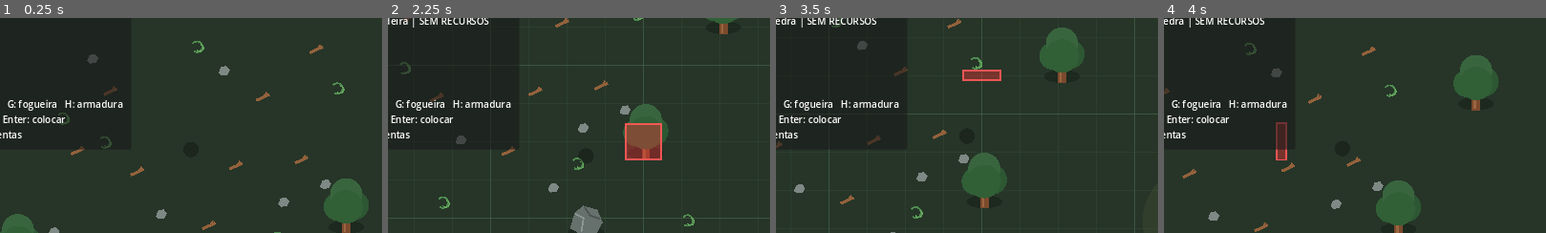
Above: before the commit, frames 1-4 (left to right).
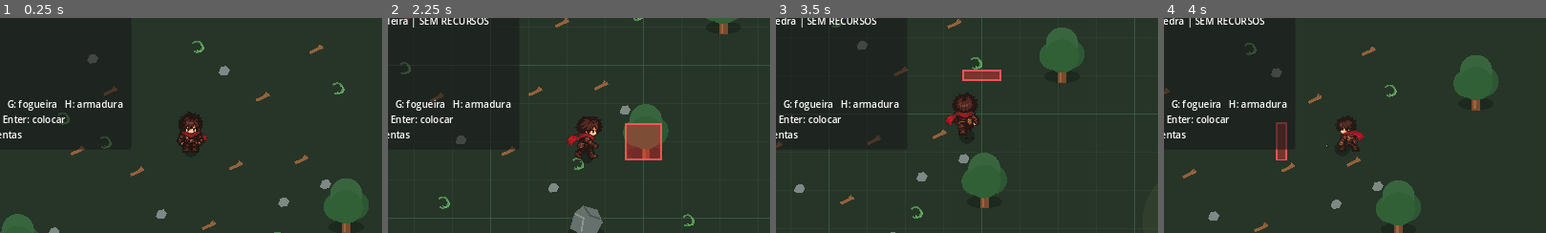
Above: after the commit, the same moments.

Repository: janduyankiingles-ops/Fantasy-Sandbox
Game: Godot game, scene res://scenes/main.tscn
Same seed, same stepped clock (60 frames per second), same inputs: the game is played once before the commit and once after it.
Inputs:
- Up to frame 1 (0.25 s): no input
- Up to frame 2 (2.25 s): tap Enter at 0.5 s; hold D 0.53-1.28 s; tap I at 0.6 s; tap Space at 0.77, 1.52 s; hold S 1.28-2.03 s; tap C at 1.35 s; hold D from 2.03 s (still down); tap B at 2.1 s
- Up to frame 3 (3.5 s): release D at 2.78 s; hold W from 2.78 s (still down); tap Q at 2.85 s; tap Space at 3.02 s
- Up to frame 4 (4 s): release W at 3.53 s; hold A from 3.53 s (still down); tap R at 3.6 s; tap Space at 3.77 s
The pictures show only the part of the screen within x 25-75%, y 22-72%; the shares and areas given below are measured in that part.

The runs differ from the first frame. In frame 1, 0.9% of the frame differs, in the area x 46-55%, y 43-63%; in frame 2, 1.0%; in frame 3, 1.0%, in the area x 44-54%, y 34-55%; in frame 4, 0.7%.
Error before the commit: Invalid call. Nonexistent function 'set_visual_state (via call)' in base 'Sprite2D'. (res://scripts/player.gd:157)

Commit message:
v0.0.18.2: build independent aligned frame textures at runtime

Diff:
--- a/scripts/player_visual.gd
+++ b/scripts/player_visual.gd
@@ -1,4 +1,4 @@
-extends AnimatedSprite2D
+extends Sprite2D
 
 const IDLE_SHEET: Texture2D = preload("res://assets/player/idle.png")
 const WALK_SHEET: Texture2D = preload("res://assets/player/walk.png")
@@ -14,7 +14,10 @@
 const GATHER_RIGHT: Texture2D = preload("res://assets/player/gather_right.png")
 
 const CELL_SIZE: int = 64
-
+const ALPHA_CUTOFF: float = 0.15
+const BASE_POSITION: Vector2 = Vector2(0, -17)
+
+var animation_frames: Dictionary = {}
 var current_state: String = "idle"
 var current_direction: String = "down"
 var current_animation_name: String = ""
@@ -24,139 +27,165 @@
 func _ready() -> void:
 	texture_filter = CanvasItem.TEXTURE_FILTER_NEAREST
 	centered = true
-	position = Vector2(0, -17)
+	position = BASE_POSITION
 	scale = Vector2(1.25, 1.25)
 	z_index = 1
 
-	_build_sprite_frames()
+	_build_individual_frames()
 	_switch_animation("idle", "down")
 
 func _process(delta: float) -> void:
 	_advance_animation(delta)
 
-func _build_sprite_frames() -> void:
-	var frames: SpriteFrames = SpriteFrames.new()
-
-	if frames.has_animation("default"):
-		frames.remove_animation("default")
-
-	# Ordem das linhas nas folhas Idle/Walk:
-	# 0 = frente, 1 = esquerda, 2 = costas, 3 = direita.
-	_add_direction_animations(frames, "down", 0, ATTACK_DOWN, GATHER_DOWN)
-	_add_direction_animations(frames, "left", 1, ATTACK_LEFT, GATHER_LEFT)
-	_add_direction_animations(frames, "up", 2, ATTACK_UP, GATHER_UP)
-	_add_direction_animations(frames, "right", 3, ATTACK_RIGHT, GATHER_RIGHT)
-
-	sprite_frames = frames
-
-func _add_direction_animations(
-	frames: SpriteFrames,
-	direction_name: String,
+func _build_individual_frames() -> void:
+	animation_frames.clear()
+
+	var idle_image: Image = _get_source_image(IDLE_SHEET)
+	var walk_image: Image = _get_source_image(WALK_SHEET)
+
+	_add_sheet_frames("idle_down", idle_image, 0, 4)
+	_add_sheet_frames("idle_left", idle_image, 1, 4)
+	_add_sheet_frames("idle_up", idle_image, 2, 4)
+	_add_sheet_frames("idle_right", idle_image, 3, 4)
+
+	_add_sheet_frames("walk_down", walk_image, 0, 6)
+	_add_sheet_frames("walk_left", walk_image, 1, 6)
+	_add_sheet_frames("walk_up", walk_image, 2, 6)
+	_add_sheet_frames("walk_right", walk_image, 3, 6)
+
+	_add_single_row_frames("attack_down", ATTACK_DOWN, 6)
+	_add_single_row_frames("attack_left", ATTACK_LEFT, 6)
+	_add_single_row_frames("attack_up", ATTACK_UP, 6)
+	_add_single_row_frames("attack_right", ATTACK_RIGHT, 6)
+
+	_add_single_row_frames("gather_down", GATHER_DOWN, 5)
+	_add_single_row_frames("gather_left", GATHER_LEFT, 5)
+	_add_single_row_frames("gather_up", GATHER_UP, 5)
+	_add_single_row_frames("gather_right", GATHER_RIGHT, 5)
+
+func _get_source_image(source_texture: Texture2D) -> Image:
+	var source_image: Image = source_texture.get_image()
+	if source_image.get_format() != Image.FORMAT_RGBA8:
+		source_image.convert(Image.FORMAT_RGBA8)
+	return source_image
+
+func _add_sheet_frames(
+	animation_name: String,
+	source_image: Image,
 	row: int,
-	attack_sheet: Texture2D,
-	gather_sheet: Texture2D
+	frame_count: int
 ) -> void:
-	_add_sheet_animation(
-		frames,
-		"idle_" + direction_name,
-		IDLE_SHEET,
-		row,
-		4,
-		4.0,
-		true
+	var frames: Array = []
+
+	for column in range(frame_count):
+		var source_rect: Rect2i = Rect2i(
+			column * CELL_SIZE,
+			row * CELL_SIZE,
+			CELL_SIZE,
+			CELL_SIZE
+		)
+		frames.append(_make_individual_frame(source_image, source_rect))
+
+	animation_frames[animation_name] = frames
+
+func _add_single_row_frames(
+	animation_name: String,
+	source_texture: Texture2D,
+	frame_count: int
+) -> void:
+	var source_image: Image = _get_source_image(source_texture)
+	_add_sheet_frames(animation_name, source_image, 0, frame_count)
+
+func _make_individual_frame(source_image: Image, source_rect: Rect2i) -> Texture2D:
+	var source_frame: Image = source_image.get_region(source_rect)
+
+	if source_frame.get_format() != Image.FORMAT_RGBA8:
+		source_frame.convert(Image.FORMAT_RGBA8)
+
+	var min_x: int = CELL_SIZE
+	var min_y: int = CELL_SIZE
+	var max_x: int = -1
+	var max_y: int = -1
+
+	# O PNG original possui pixels de fundo com alpha muito baixo.
+	# Eles são removidos completamente antes da criação do frame.
+	for y in range(CELL_SIZE):
+		for x in range(CELL_SIZE):
+			var pixel: Color = source_frame.get_pixel(x, y)
+
+			if pixel.a < ALPHA_CUTOFF:
+				source_frame.set_pixel(x, y, Color(0.0, 0.0, 0.0, 0.0))
+				continue
+
+			min_x = mini(min_x, x)
+			min_y = mini(min_y, y)
+			max_x = maxi(max_x, x)
+			max_y = maxi(max_y, y)
+
+	if max_x < 0 or max_y < 0:
+		var empty_image: Image = Image.create(
+			CELL_SIZE,
+			CELL_SIZE,
+			false,
+			Image.FORMAT_RGBA8
+		)
+		empty_image.fill(Color(0.0, 0.0, 0.0, 0.0))
+		return ImageTexture.create_from_image(empty_image)
+
+	# Usa a região inferior do personagem como âncora.
+	# Assim cachecol, braços e arma não deslocam o corpo entre frames.
+	var foot_band_start: int = maxi(min_y, max_y - 11)
+	var foot_min_x: int = CELL_SIZE
+	var foot_max_x: int = -1
+
+	for y in range(foot_band_start, max_y + 1):
+		for x in range(CELL_SIZE):
+			var pixel: Color = source_frame.get_pixel(x, y)
+			if pixel.a >= ALPHA_CUTOFF:
+				foot_min_x = mini(foot_min_x, x)
+				foot_max_x = maxi(foot_max_x, x)
+
+	var anchor_x: float = (float(min_x) + float(max_x)) * 0.5
+	if foot_max_x >= 0:
+		anchor_x = (float(foot_min_x) + float(foot_max_x)) * 0.5
+
+	var offset_x: int = roundi(31.5 - anchor_x)
+	var offset_y: int = 62 - max_y
+
+	var aligned_image: Image = Image.create(
+		CELL_SIZE,
+		CELL_SIZE,
+		false,
+		Image.FORMAT_RGBA8
 	)
-	_add_sheet_animation(
-		frames,
-		"walk_" + direction_name,
-		WALK_SHEET,
-		row,
-		6,
-		10.0,
-		true
-	)
-	_add_row_animation(
-		frames,
-		"attack_" + direction_name,
-		attack_sheet,
-		6,
-		26.0,
-		false
-	)
-	_add_row_animation(
-		frames,
-		"gather_" + direction_name,
-		gather_sheet,
-		5,
-		15.0,
-		false
-	)
-
-func _add_sheet_animation(
-	frames: SpriteFrames,
-	animation_name: String,
-	sheet: Texture2D,
-	row: int,
-	frame_count: int,
-	fps: float,
-	loop_animation: bool
-) -> void:
-	frames.add_animation(animation_name)
-	frames.set_animation_speed(animation_name, fps)
-	frames.set_animation_loop(animation_name, loop_animation)
-
-	for index in range(frame_count):
-		var frame_texture: AtlasTexture = _make_frame_texture(
-			sheet,
-			Rect2(
-				float(index * CELL_SIZE),
-				float(row * CELL_SIZE),
-				float(CELL_SIZE),
-				float(CELL_SIZE)
-			)
-		)
-		frames.add_frame(animation_name, frame_texture)
-
-func _add_row_animation(
-	frames: SpriteFrames,
-	animation_name: String,
-	sheet: Texture2D,
-	frame_count: int,
-	fps: float,
-	loop_animation: bool
-) -> void:
-	frames.add_animation(animation_name)
-	frames.set_animation_speed(animation_name, fps)
-	frames.set_animation_loop(animation_name, loop_animation)
-
-	for index in range(frame_count):
-		var frame_texture: AtlasTexture = _make_frame_texture(
-			sheet,
-			Rect2(
-				float(index * CELL_SIZE),
-				0.0,
-				float(CELL_SIZE),
-				float(CELL_SIZE)
-			)
-		)
-		frames.add_frame(animation_name, frame_texture)
-
-func _make_frame_texture(sheet: Texture2D, frame_region: Rect2) -> AtlasTexture:
-	var frame_texture: AtlasTexture = AtlasTexture.new()
-	frame_texture.atlas = sheet
-	frame_texture.region = frame_region
-
-	# Impede que pixels do quadro vizinho apareçam nas bordas quando
-	# o atlas é escalado.
-	frame_texture.filter_clip = true
-
-	return frame_texture
+	aligned_image.fill(Color(0.0, 0.0, 0.0, 0.0))
+
+	# Copia pixel por pixel para que cada quadro seja realmente independente.
+	# Não há AtlasTexture nem risco de vazar para a célula vizinha.
+	for y in range(CELL_SIZE):
+		for x in range(CELL_SIZE):
+			var pixel: Color = source_frame.get_pixel(x, y)
+			if pixel.a < ALPHA_CUTOFF:
+				continue
+
+			var target_x: int = x + offset_x
+			var target_y: int = y + offset_y
+
+			if target_x < 0 or target_x >= CELL_SIZE:
+				continue
+			if target_y < 0 or target_y >= CELL_SIZE:
+				continue
+
+			aligned_image.set_pixel(target_x, target_y, pixel)
+
+	return ImageTexture.create_from_image(aligned_image)
 
 func set_visual_state(state_name: String, facing_direction: Vector2) -> void:
 	var direction_name: String = _get_direction_name(facing_direction)
 	var final_state: String = state_name
 	var desired_animation: String = final_state + "_" + direction_name
 
-	if not sprite_frames.has_animation(desired_animation):
+	if not animation_frames.has(desired_animation):
 		final_state = "idle"
 		desired_animation = "idle_" + direction_name
 
@@ -168,7 +197,7 @@
 func _switch_animation(state_name: String, direction_name: String) -> void:
 	var desired_animation: String = state_name + "_" + direction_name
 
-	if not sprite_frames.has_animation(desired_animation):
+	if not animation_frames.has(desired_animation):
 		state_name = "idle"
 		desired_animation = "idle_" + direction_name
 
@@ -177,42 +206,83 @@
 	current_animation_name = desired_animation
 	animation_clock = 0.0
 	animation_frame_index = 0
-
-	# A animação é avançada manualmente em _process().
-	# Assim não dependemos do estado interno de play/pause do AnimatedSprite2D.
-	stop()
-	animation = current_animation_name
-	frame = 0
+	position = BASE_POSITION
+
+	_apply_current_frame()
 
 func _advance_animation(delta: float) -> void:
-	if current_animation_name.is_empty():
-		return
-	if sprite_frames == null:
-		return
-	if not sprite_frames.has_animation(current_animation_name):
-		return
-
-	var frame_count: int = sprite_frames.get_frame_count(current_animation_name)
+	var frames_value: Variant = animation_frames.get(current_animation_name, null)
+	if frames_value is not Array:
+		return
+
+	var frames: Array = frames_value
+	var frame_count: int = frames.size()
+
 	if frame_count <= 1:
-		frame = 0
-		return
-
-	var fps: float = sprite_frames.get_animation_speed(current_animation_name)
+		animation_frame_index = 0
+		_apply_current_frame()
+		return
+
+	var fps: float = _get_animation_fps(current_state)
 	if fps <= 0.0:
 		return
 
 	var frame_duration: float = 1.0 / fps
 	animation_clock += delta
 
+	var changed_frame: bool = false
+
 	while animation_clock >= frame_duration:
 		animation_clock -= frame_duration
 
-		if sprite_frames.get_animation_loop(current_animation_name):
+		if _is_looping_state(current_state):
 			animation_frame_index = (animation_frame_index + 1) % frame_count
 		else:
 			animation_frame_index = mini(animation_frame_index + 1, frame_count - 1)
 
-		frame = animation_frame_index
+		changed_frame = true
+
+	if changed_frame:
+		_apply_current_frame()
+
+func _apply_current_frame() -> void:
+	var frames_value: Variant = animation_frames.get(current_animation_name, null)
+	if frames_value is not Array:
+		return
+
+	var frames: Array = frames_value
+	if frames.is_empty():
+		return
+
+	animation_frame_index = clampi(animation_frame_index, 0, frames.size() - 1)
+
+	var texture_value: Variant = frames[animation_frame_index]
+	if texture_value is Texture2D:
+		texture = texture_value
+
+	# Um bob de 1 pixel reforça visualmente o passo sem deformar a arte.
+	if current_state == "walk":
+		var walk_bob: Array[int] = [0, 1, 0, -1, 0, 1]
+		var bob_index: int = animation_frame_index % walk_bob.size()
+		position = BASE_POSITION + Vector2(0.0, float(walk_bob[bob_index]))
+	else:
+		position = BASE_POSITION
+
+func _get_animation_fps(state_name: String) -> float:
+	match state_name:
+		"idle":
+			return 4.0
+		"walk":
+			return 10.0
+		"attack":
+			return 26.0
+		"gather":
+			return 15.0
+		_:
+			return 1.0
+
+func _is_looping_state(state_name: String) -> bool:
+	return state_name == "idle" or state_name == "walk"
 
 func _get_direction_name(direction: Vector2) -> String:
 	if direction == Vector2.ZERO:
@@ -227,8 +297,6 @@
 	if abs_y > abs_x + 0.05:
 		return "down" if direction.y > 0.0 else "up"
 
-	# Em diagonais perfeitas, mantém a direção visual anterior enquanto
-	# ela ainda fizer parte do movimento.
 	if current_direction == "left" and direction.x < 0.0:
 		return "left"
 	if current_direction == "right" and direction.x > 0.0:
